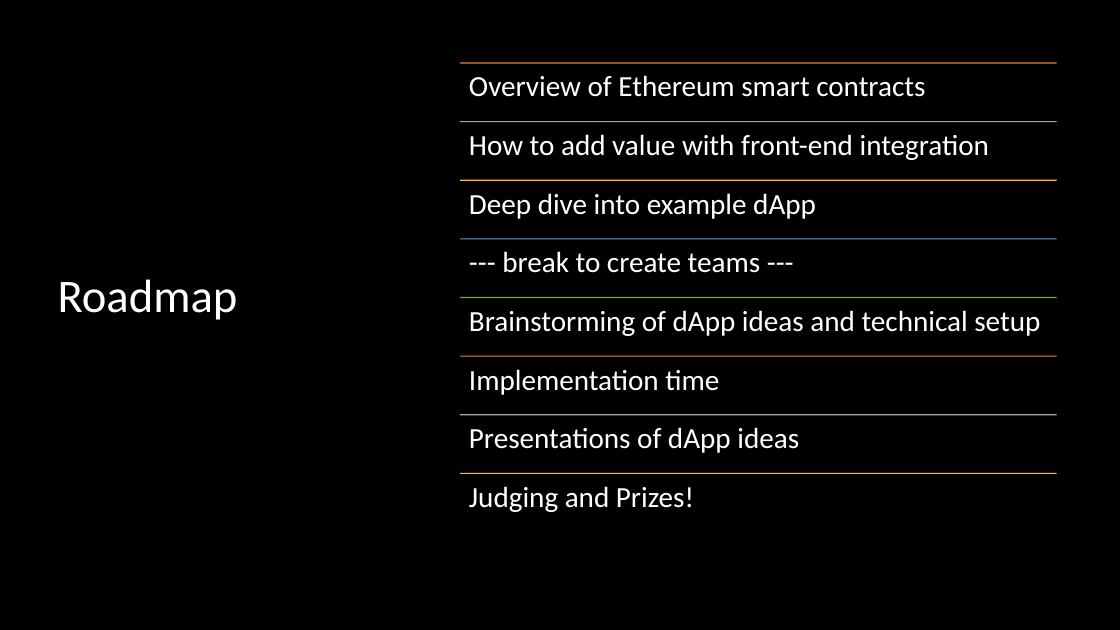
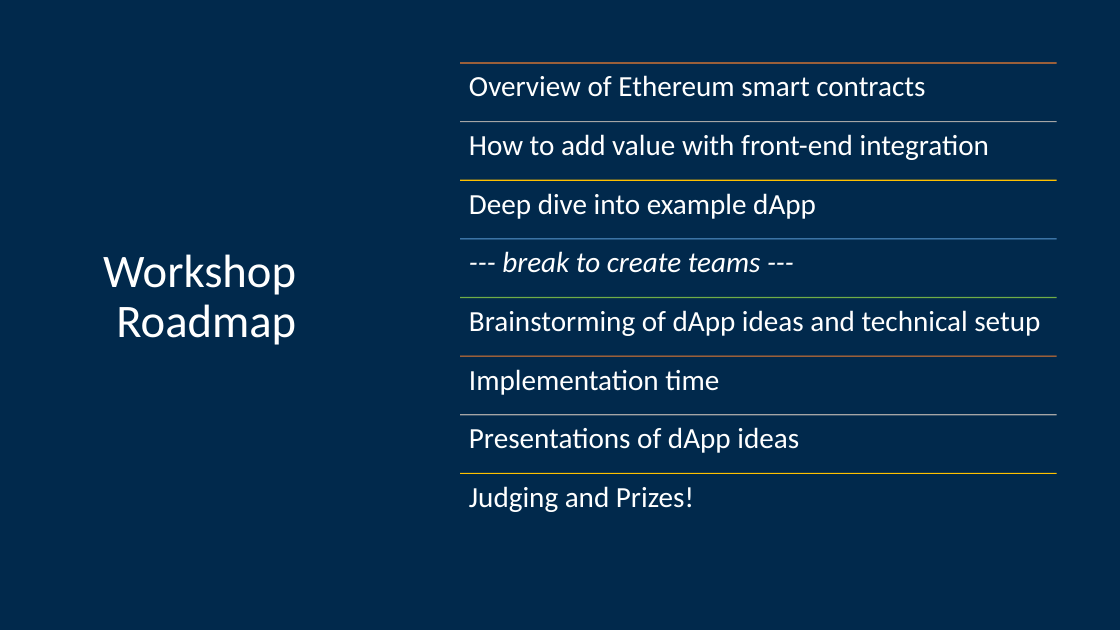
Before and after one commit to Blockchain-at-Michigan/Front-End-Workshop, a slide deck: slide 7 of presentation/Workshop_12_2_18.pptx (slide 3 before the commit). Drawn at 1120x630 pixels with LibreOffice and Linux fonts; fonts in the diff are those of the drawing. Boxes give left, top, right and bottom in pixels: in the first picture for what was removed or moved away, otherwise in the second. Text is boxed around its words. In the diff, an @@ line names an element or a change of style, - is before the commit and + after.

```diff
--- a/presentation/Workshop_12_2_18.pptx
+++ b/presentation/Workshop_12_2_18.pptx
@@ background #000000 to #01294C @@
@@ text "--- break to create teams ..." at bbox=[502, 251, 761, 273]: italic on @@
@@ title at bbox=[103, 254, 296, 345]: text changed @@
-Roadmap
+Workshop
+Roadmap
```
Also in this commit, not shown: 6 other slides changed, 5 slides added, 2 slides removed, 2 other files.
